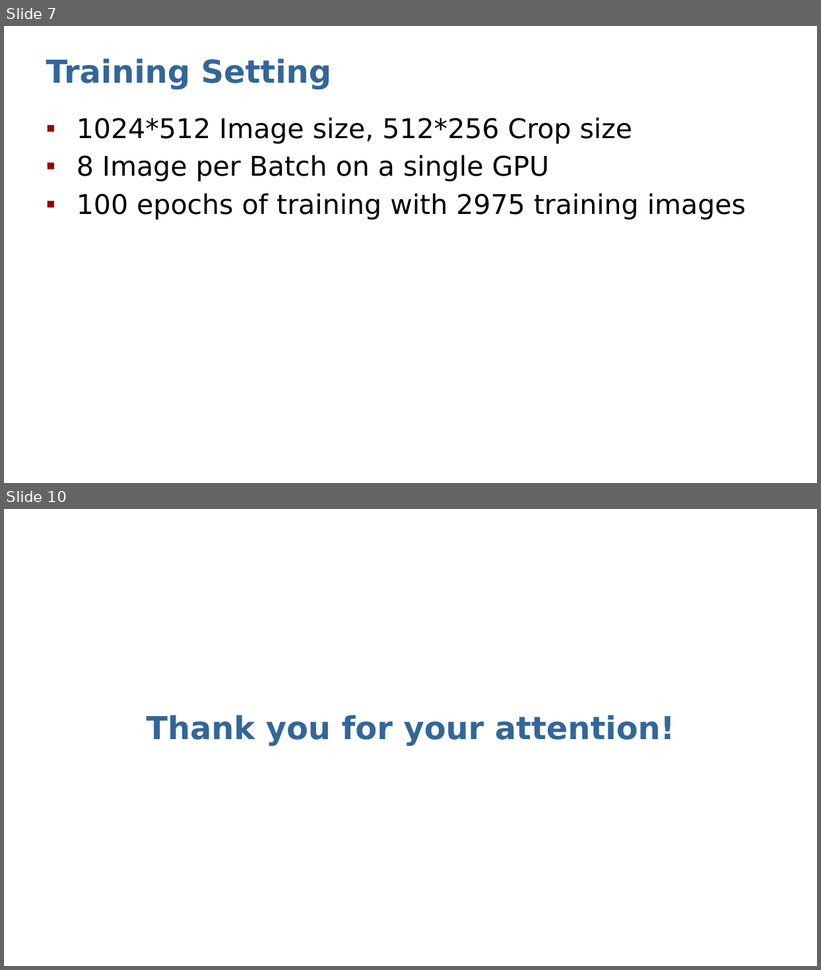
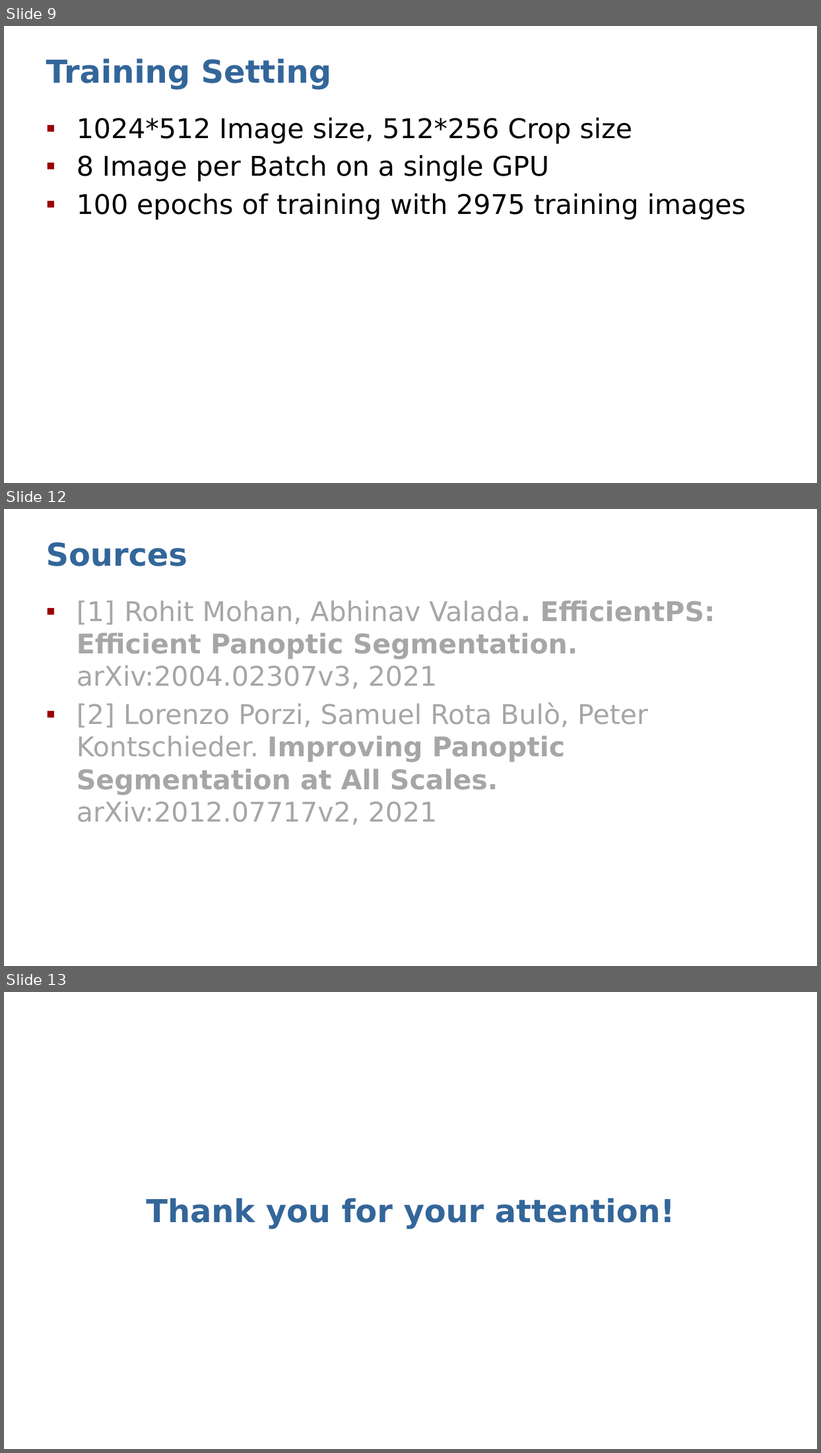
Before and after one commit to Dystron/Forked_EfficientPS, a slide deck: Crop-Aware Panoptic Segmentation.pptx. Shown one above the other, each under a label of ours: slides 7 and 10 before the commit, slides 9, 12 and 13 after it; the slides between them are not shown. The pictures are 821x970 and 821x1453 pixels, drawn with LibreOffice and Linux fonts; fonts in the diff are those of the drawing. Boxes give left, top, right and bottom in pixels: in the first picture for what was removed or moved away, otherwise in the second. Text is boxed around its words. In the diff, an @@ line names an element or a change of style, - is before the commit and + after.

```diff
--- a/Crop-Aware Panoptic Segmentation.pptx
+++ b/Crop-Aware Panoptic Segmentation.pptx
@@ slide 12 added at [4,509,817,966], background #FFFFFF @@
@@ title added at [46,542,187,566], 28 pt, text #336699, bold @@
+Sources
@@ text added at [77,601,715,825], 24 pt, text #A6A6A6 @@
+▪ [1] Rohit Mohan, Abhinav Valada. EfficientPS: Efficient Panoptic Segmentation. arXiv:2004.02307v3, 2021
+▪ [2] Lorenzo Porzi, Samuel Rota Bulò, Peter Kontschieder. Improving Panoptic Segmentation at All Scales. arXiv:2012.07717v2, 2021
@@ what was slide 7 is now slide 9 @@
@@ what was slide 10 is now slide 13 @@
```
Also in this commit, not shown: 7 slides changed, 2 other slides added.
